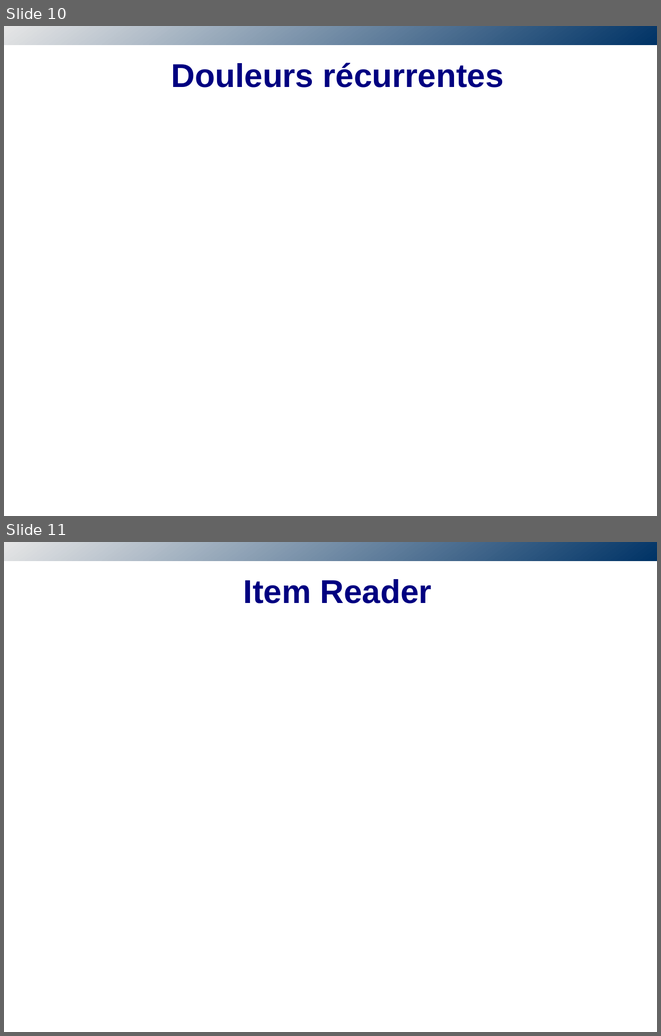
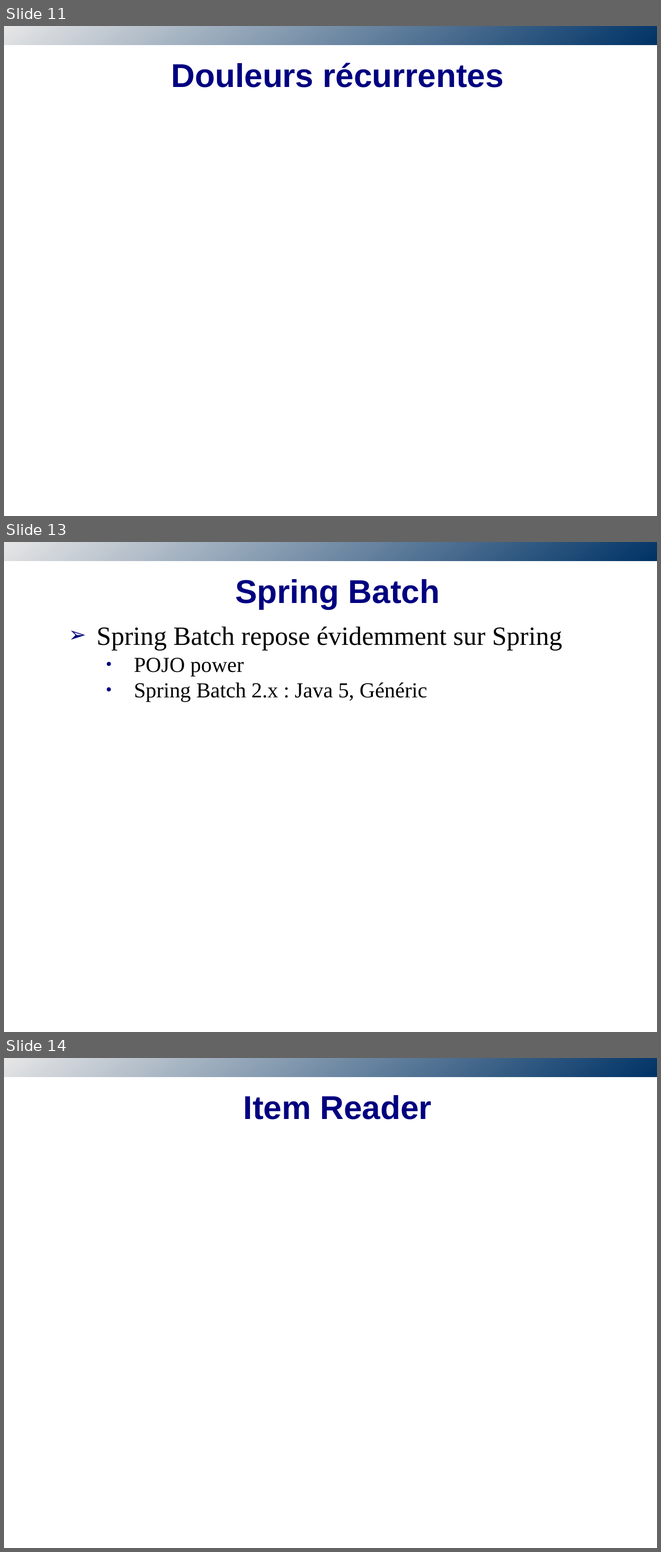
Before and after one commit to obazoud/spring-batch-sug, a slide deck: presentation/SUG-SpringBatch.odp. Shown one above the other, each under a label of ours: slides 10 and 11 before the commit, slides 11, 13 and 14 after it; the slides between them are not shown. The pictures are 661x1036 and 661x1552 pixels, drawn with LibreOffice and Linux fonts; fonts in the diff are those of the drawing; background and template pictures are left out. Boxes give left, top, right and bottom in pixels: in the first picture for what was removed or moved away, otherwise in the second. Text is boxed around its words. In the diff, an @@ line names an element or a change of style, - is before the commit and + after.

Commit message:
Add slides : c'est quoi un batch ? spring batch, roti slide

```diff
--- a/presentation/SUG-SpringBatch.odp
+++ b/presentation/SUG-SpringBatch.odp
@@ slide 13 added at (4,542,657,1032), background #FFFFFF; not listed: 1 template element that a slide beside it also shows @@
@@ title added at (235,579,440,609), 40 pt, text #000080, bold @@
+Spring Batch
@@ text added at (97,626,562,702), 26 pt, text #000000 @@
+➢ Spring Batch repose évidemment sur Spring
+    ● POJO power
+    ● Spring Batch 2.x : Java 5, Généric
@@ what was slide 10 is now slide 11 @@
@@ what was slide 11 is now slide 14 @@
```
Also in this commit, not shown: 1 slide changed, 3 other slides added.
